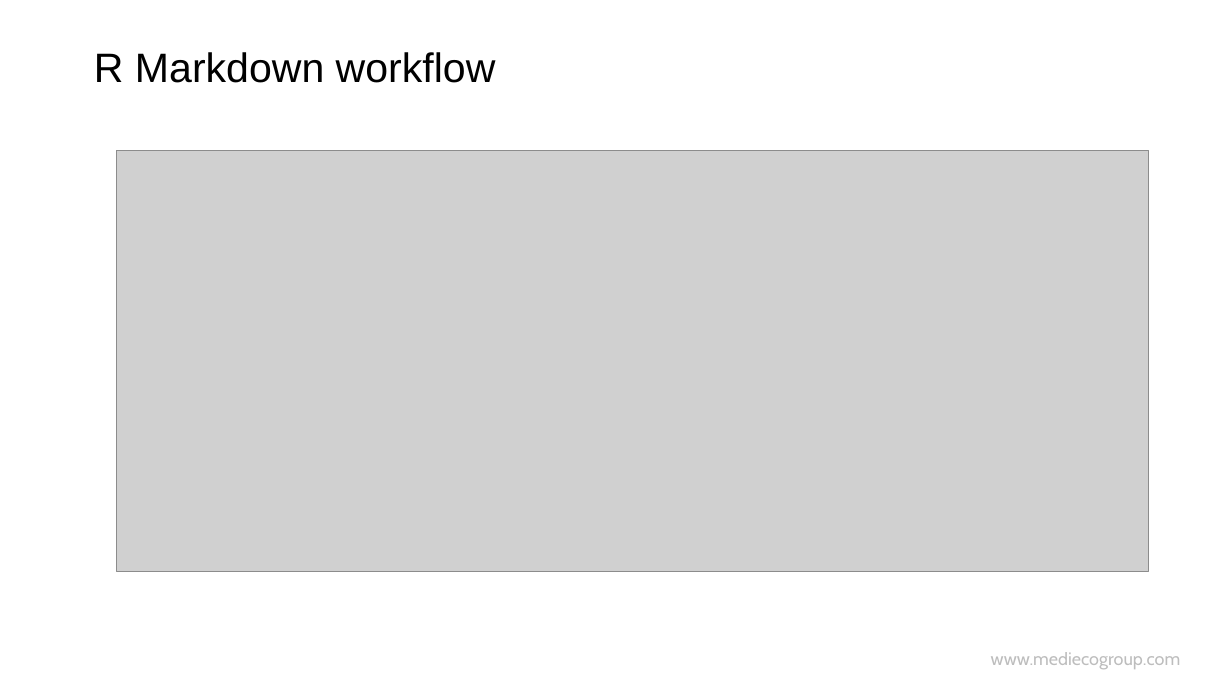
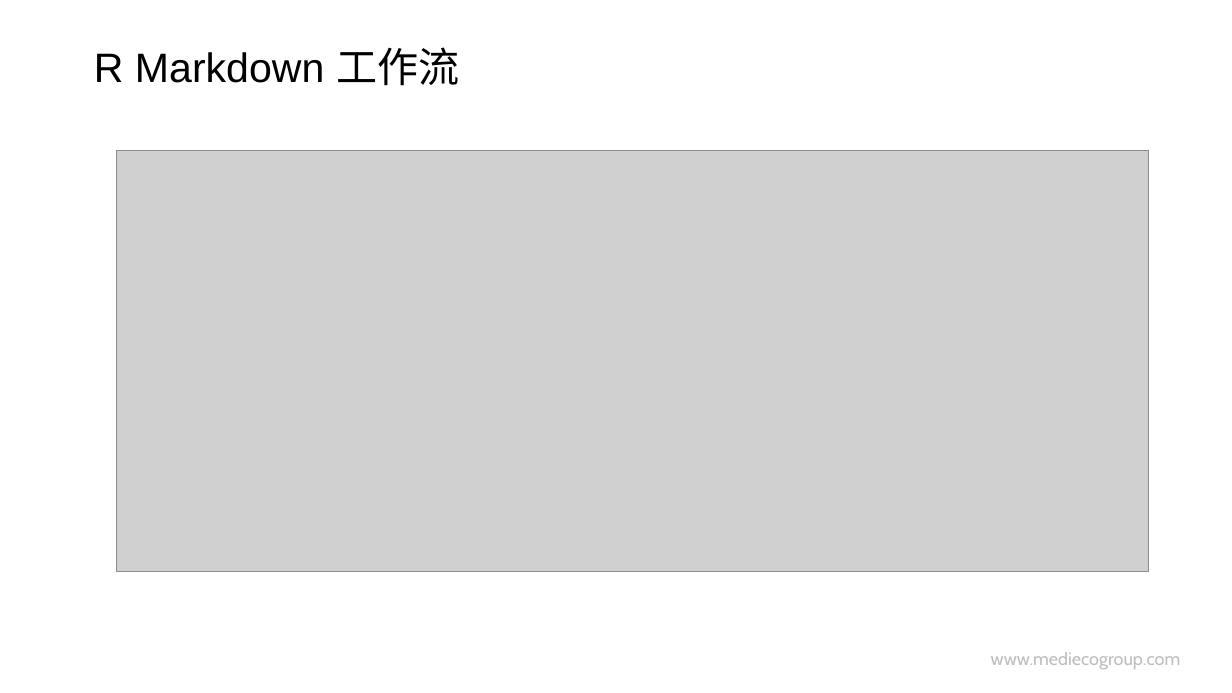
Before and after one commit to hao203/rmd_china, a slide deck: slide 11 of slides/00.Introduction/00-Intro.pptx (slide 10 before the commit). Drawn at 1232x693 pixels with LibreOffice and Linux fonts; fonts in the diff are those of the drawing; grey boxes stand for pictures; background and template pictures are left out. Boxes give left, top, right and bottom in pixels: in the first picture for what was removed or moved away, otherwise in the second. Text is boxed around its words. In the diff, an @@ line names an element or a change of style, - is before the commit and + after.

```diff
--- a/slides/00.Introduction/00-Intro.pptx
+++ b/slides/00.Introduction/00-Intro.pptx
@@ background #CCE8CF to #FFFFFF @@
@@ title at (94,47,459,86): text changed @@
-R Markdown workflow
+R Markdown 工作流
```
Also in this commit, not shown: 20 other slides changed, 1 slide added, 1 slide removed, 8 other files.
